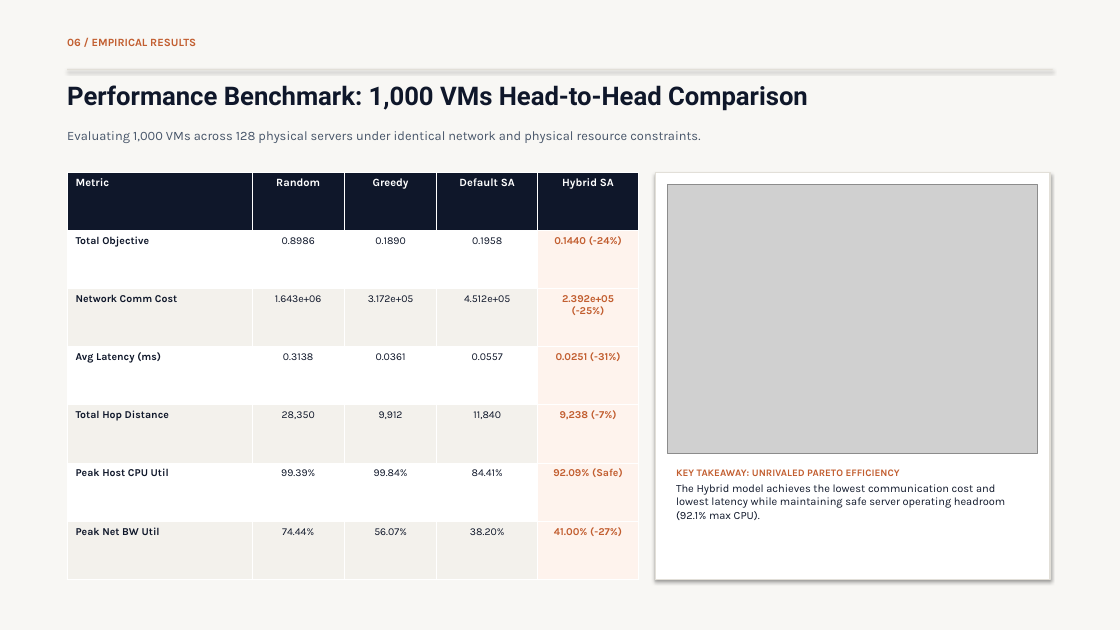
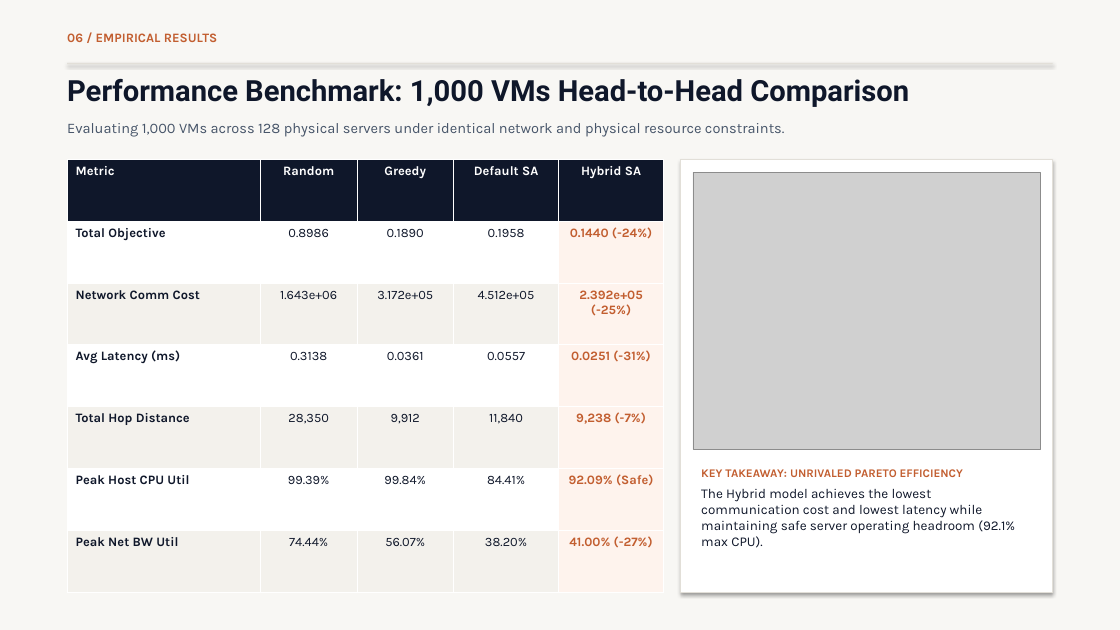
Before and after one commit to moparthipranav/CloudComputingProject, a slide deck: slide 7 of VM_Placement_Optimization_Presentation.pptx. Drawn at 1120x630 pixels with LibreOffice and Linux fonts; fonts in the diff are those of the drawing; grey boxes stand for pictures. Boxes give left, top, right and bottom in pixels: in the first picture for what was removed or moved away, otherwise in the second. Text is boxed around its words. In the diff, an @@ line names an element or a change of style, - is before the commit and + after.

Commit message:
Update presentation: increase font sizes, fill slide canvas, remove lead investigator on title slide

```diff
--- a/VM_Placement_Optimization_Presentation.pptx
+++ b/VM_Placement_Optimization_Presentation.pptx
@@ text "06 / EMPIRICAL RESULTS" at bbox=[67, 33, 217, 42]: size 9.5 to 11 pt @@
@@ text "Performance Benchmark: 1,000 VMs Head-to-Head ..." at bbox=[67, 79, 909, 107]: size 22 to 25 pt @@
@@ rectangle: place and size @@
-rectangle at bbox=[67, 69, 1053, 70]
+rectangle at bbox=[67, 63, 1053, 64]
@@ text "Evaluating 1,000 VMs across 128 ...": place and size @@
-text "Evaluating 1,000 VMs across 128 ..." at bbox=[67, 131, 700, 143]
+text "Evaluating 1,000 VMs across 128 ..." at bbox=[67, 123, 784, 137]
@@ text "Evaluating 1,000 VMs across 128 ..." at bbox=[67, 123, 784, 137]: size 11 to 12.5 pt @@
@@ table at bbox=[67, 160, 664, 592] @@
@@ size 9.5 to 11 pt in "Metric", "Random", "Greedy", "Default SA" and 1 more places @@
@@ size 9 to 11 pt in "Total Objective", "0.8986", "0.1890", "0.1958" and 26 more places @@
@@ table: place and size @@
-table at bbox=[67, 172, 639, 580]
+table at bbox=[67, 160, 664, 592]
@@ rectangle: place and size @@
-rectangle at bbox=[655, 172, 1050, 580]
+rectangle at bbox=[681, 160, 1053, 592]
@@ picture: place and size @@
-picture at bbox=[668, 185, 1038, 454]
+picture at bbox=[693, 172, 1040, 450]
@@ text "KEY TAKEAWAY: UNRIVALED PARETO EFFICIENCY": place and size @@
-text "KEY TAKEAWAY: UNRIVALED PARETO EFFICIENCY" at bbox=[676, 469, 1005, 520]
+text "KEY TAKEAWAY: UNRIVALED PARETO EFFICIENCY" at bbox=[701, 469, 1015, 548]
@@ text "KEY TAKEAWAY: UNRIVALED PARETO EFFICIENCY" at bbox=[701, 469, 1015, 548]: size 8.5 to 10 pt in "KEY TAKEAWAY: UNRIVALED PARETO EFFICIENCY"; size 9.5 to 11.5 pt in "The Hybrid model achieves the lowest communication ..."; more space between paragraphs @@
```
Also in this commit, not shown: 11 other slides changed, 3 other files.
